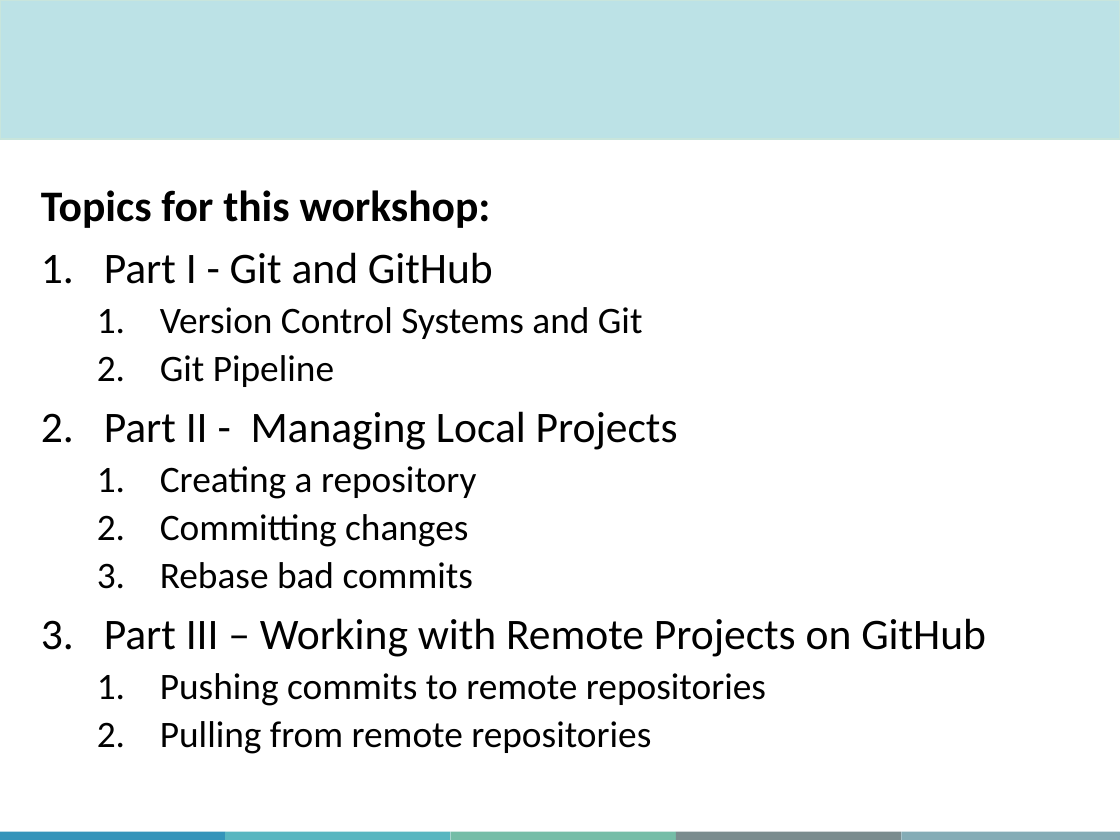
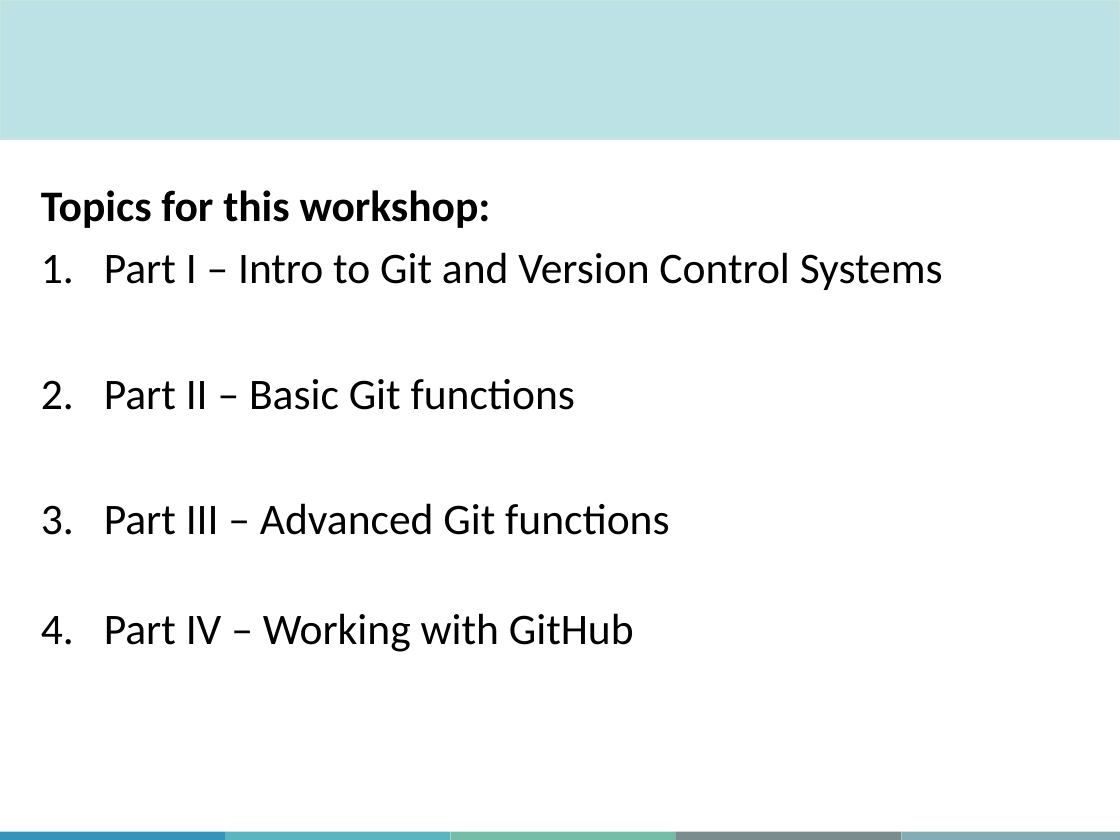
Before and after one commit to aosakwe/MiCM_IntroToGitHub, a slide deck: slide 3 of Slides/MiCM_GitHub_Workshop.pptx. Drawn at 1120x840 pixels with LibreOffice and Linux fonts; fonts in the diff are those of the drawing; background and template pictures are left out. Boxes give left, top, right and bottom in pixels: in the first picture for what was removed or moved away, otherwise in the second. Text is boxed around its words. In the diff, an @@ line names an element or a change of style, - is before the commit and + after.

```diff
--- a/Slides/MiCM_GitHub_Workshop.pptx
+++ b/Slides/MiCM_GitHub_Workshop.pptx
@@ text at <box>104,252,943,652</box>: text changed; size 24 to 28 pt @@
-1. Part I - Git and GitHub
-  1. Version Control Systems and Git
-  2. Git Pipeline
-2. Part II - Managing Local Projects
-  1. Creating a repository
-  2. Committing changes
-  3. Rebase bad commits
-3. Part III – Working with Remote Projects on GitHub
-  1. Pushing commits to remote repositories
-  2. Pulling from remote repositories
+1. Part I – Intro to Git and Version Control Systems
+2. Part II – Basic Git functions
+3. Part III – Advanced Git functions
+4. Part IV – Working with GitHub
```
Also in this commit, not shown: 6 other slides changed, 17 slides added, 3 other files.
